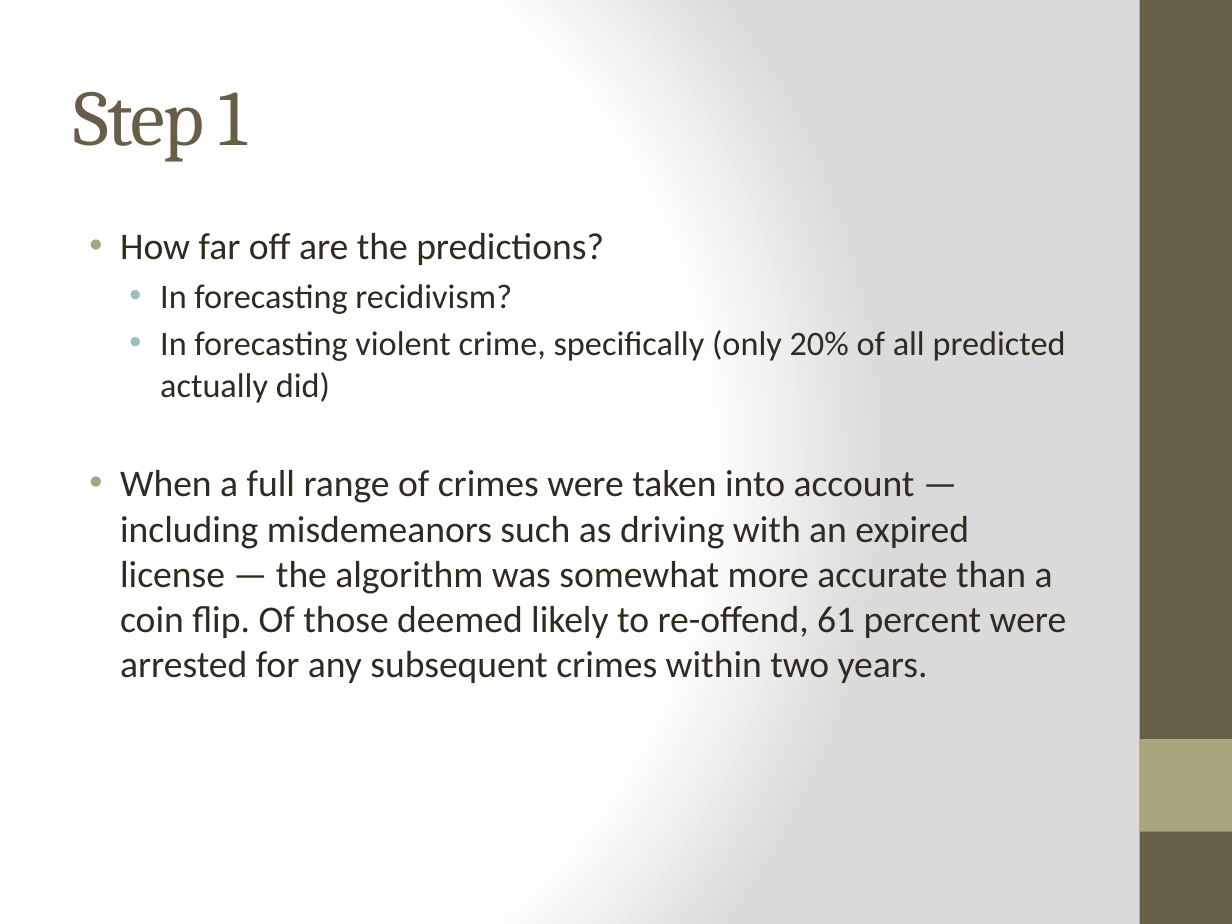
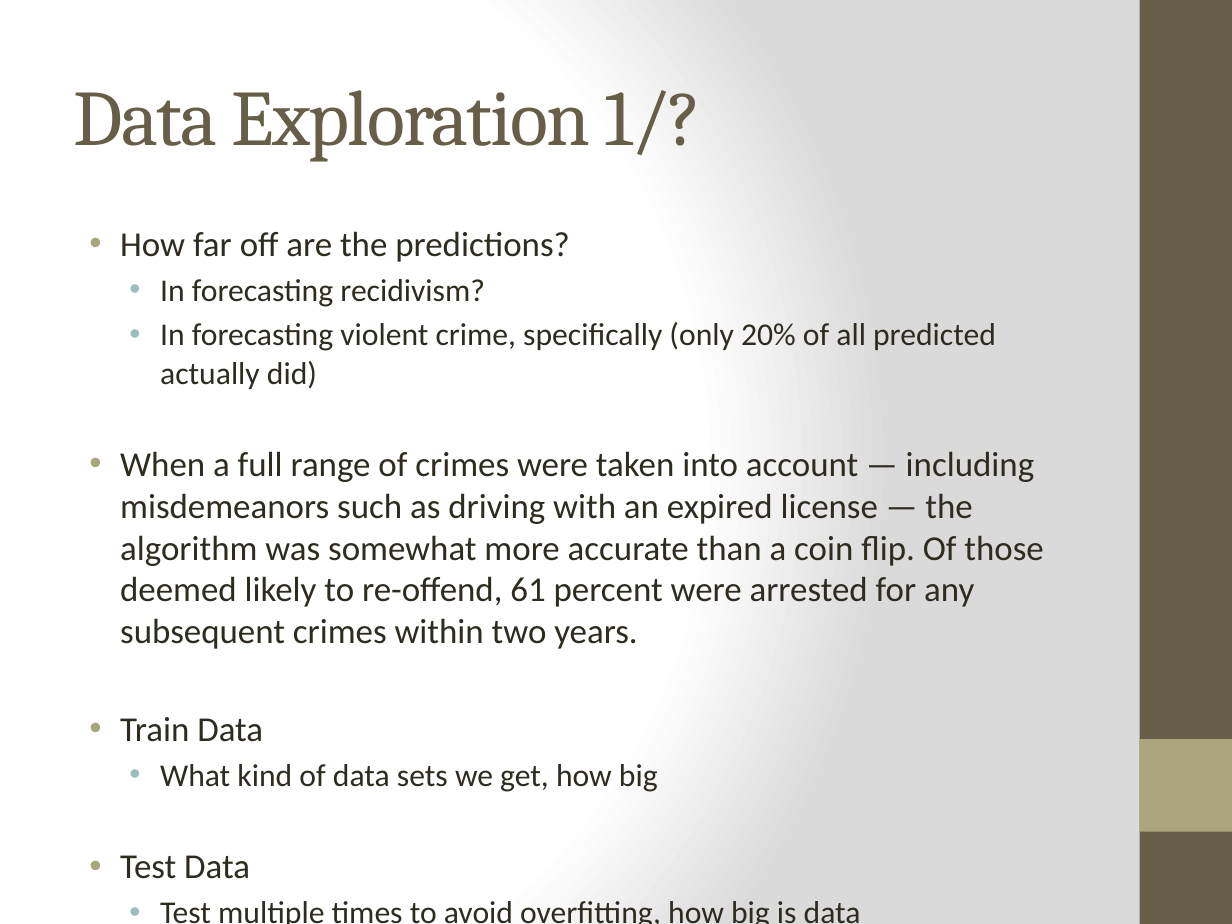
Before and after one commit to janeparkhere/springboard-exercises, a slide deck: slide 7 of Capstone.pptx (slide 6 before the commit). Drawn at 1232x924 pixels with LibreOffice and Linux fonts; fonts in the diff are those of the drawing. Boxes give left, top, right and bottom in pixels: in the first picture for what was removed or moved away, otherwise in the second. Text is boxed around its words. In the diff, an @@ line names an element or a change of style, - is before the commit and + after.

```diff
--- a/Capstone.pptx
+++ b/Capstone.pptx
@@ title at <box>74,90,702,162</box>: text changed @@
-Step 1
+Data Exploration 1/?
@@ text at <box>120,231,1043,649</box>: size 22 to 20.4 pt in "How far off are the predictions?", "When a full range of crimes were ..."; size 20 to 18.5 pt in "In forecasting recidivism?", "In forecasting violent crime, specifically (only 20% ..." @@
@@ text at <box>120,717,861,924</box>: paragraphs added @@
+• Train Data
+  • What kind of data sets we get, how big
+• Test Data
+  • Test multiple times to avoid overfitting, how big is data
```
Also in this commit, not shown: 4 other slides changed, 7 slides added, 13 other files.
